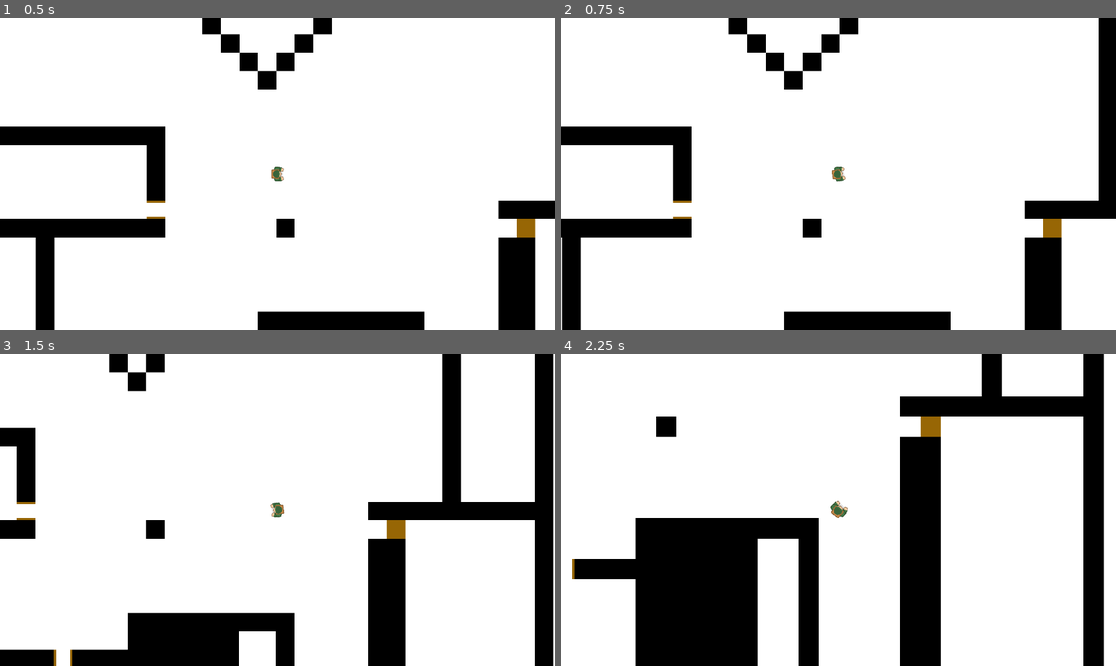
Above: before the commit, frames 1-4 (two rows, left to right).
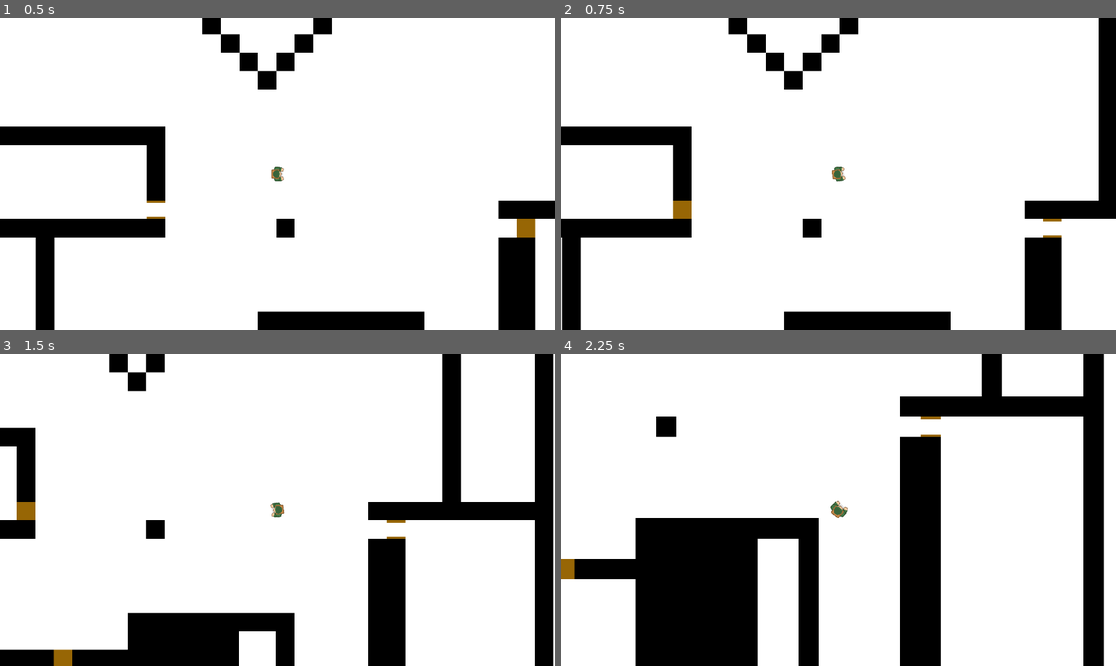
Above: after the commit, the same moments.

Repository: Stochastis/VUGameJam
Game: Godot game, scene res://main.tscn
The game is run twice, just before and just after one commit, with the same random seed, the same clock (stepped at 60 frames per second) and the same inputs.
Inputs (mouse positions are in pixels of both pictures, inside the frame that each line leads up to):
- Up to frame 1 (0.5 s): no input
- Up to frame 2 (0.75 s): tap Enter at 0.5 s; move the mouse to (960, 158) at 0.52 s; hold D (right) from 0.53 s (still down); click (960, 158) at 0.6 s
- Up to frame 3 (1.5 s): tap E (interact, bound only before the commit) at 0.8, 1.35 s; move the mouse to (166, 525) at 1.27 s; release D (right) at 1.28 s; hold S (down) from 1.28 s (still down)
- Up to frame 4 (2.25 s): click (727, 525) at 1.55 s; move the mouse to (894, 441) at 2.02 s; release S (down) at 2.03 s; hold D (right) from 2.03 s (still down); tap Mouse wheel up (camera_zoom_in) at 2.1 s; click (894, 441) at 2.17 s

Frame 1 is identical in both runs. In frame 2, 0.3% of the frame differs, in the area x 20-91%, y 59-70%; in frame 3, 0.4%, in the area x 3-74%, y 48-100%; in frame 4, 0.3%.

Commit message:
Created interaction area component
Attach this new component to anything that you want the player to be able to interact with. You'll have to manually add a collision shape to the component after attaching it to an object. This is intentional so you can customize the size/shape of the interactable area of the object (example: a button that can be interacted with on a machine will have a different area than the entirety of the machine itself.)

Diff:
--- a/Entities/engineer.gd
+++ b/Entities/engineer.gd
@@ -4,6 +4,12 @@
 @export var max_health: int = 100
 
 var current_health: int = max_health
+
+const MAXFLOAT: float = 10000000000000000
+
+func _process(delta: float) -> void:
+	if Input.is_action_just_pressed("interact"):
+		interact()
 
 func _physics_process(_delta):
 	var input_direction =  Input.get_vector("left", "right", "up", "down")
@@ -13,3 +19,28 @@
 	move_and_slide()
 
 	get_node("pivotPoint").look_at(get_global_mouse_position())
+
+func interact() -> void:
+	var overlappingAreas = $PlayerInteractionArea.get_overlapping_areas()
+
+	var closestArea: Area2D = closestInteractableArea(overlappingAreas)
+	if closestArea.has_method("interact"):
+		closestArea.interact()
+	else:
+		print("No method with the 'interact' name")
+	print("\n")
+
+func closestInteractableArea(areas: Array[Area2D]) -> Area2D:
+	var closestOverlappingArea: Area2D = Area2D.new()
+	var distanceToClosest: float = MAXFLOAT
+
+	for area in areas:
+		if area.name != "InteractionArea":
+			continue
+
+		var distanceToArea: float = self.position.distance_to(area.position)
+		if distanceToArea < distanceToClosest:
+			closestOverlappingArea = area
+			distanceToClosest = distanceToArea
+
+	return closestOverlappingArea
--- a/Entities/engineer.tscn
+++ b/Entities/engineer.tscn
@@ -6,8 +6,11 @@
 [sub_resource type="RectangleShape2D" id="RectangleShape2D_fau05"]
 size = Vector2(38, 42)
 
+[sub_resource type="CircleShape2D" id="CircleShape2D_fau05"]
+
 [node name="engineer" type="CharacterBody2D"]
 top_level = true
+scale = Vector2(0.3, 0.3)
 script = ExtResource("1_fau05")
 
 [node name="pivotPoint" type="Node2D" parent="."]
@@ -17,3 +20,9 @@
 
 [node name="CollisionShape2D" type="CollisionShape2D" parent="."]
 shape = SubResource("RectangleShape2D_fau05")
+
+[node name="PlayerInteractionArea" type="Area2D" parent="."]
+scale = Vector2(16, 16)
+
+[node name="CollisionShape2D" type="CollisionShape2D" parent="PlayerInteractionArea"]
+shape = SubResource("CircleShape2D_fau05")
--- a/door.gd
+++ b/door.gd
@@ -15,7 +15,6 @@
 			closeDoor()
 			return
 		else:
-			print("OpeningDoor")
 			openDoor()
 
 func openDoor() -> void:
--- a/door.tscn
+++ b/door.tscn
@@ -1,11 +1,10 @@
-[gd_scene load_steps=7 format=3 uid="uid://bg5skfd20wcbw"]
+[gd_scene load_steps=9 format=3 uid="uid://bg5skfd20wcbw"]
 
 [ext_resource type="Texture2D" uid="uid://bo7ox3gj6s777" path="res://Assets/ClosedDoor.png" id="1_ba8gm"]
 [ext_resource type="Script" uid="uid://cpm6twph3auq8" path="res://door.gd" id="1_v6xrn"]
 [ext_resource type="Texture2D" uid="uid://dkdts5jkkrqo6" path="res://Assets/OpenDoorUpDown.png" id="2_v6xrn"]
 [ext_resource type="Texture2D" uid="uid://dv6fllihs0ai2" path="res://Assets/OpenDoorLeftRight.png" id="3_50cdl"]
-
-[sub_resource type="RectangleShape2D" id="RectangleShape2D_hun61"]
+[ext_resource type="PackedScene" uid="uid://dw63555i0b121" path="res://interaction_area.tscn" id="5_4xadh"]
 
 [sub_resource type="SpriteFrames" id="SpriteFrames_t4u4y"]
 animations = [{
@@ -24,9 +23,16 @@
 "speed": 5.0
 }]
 
-[node name="ClosedDoor" type="Node2D"]
+[sub_resource type="RectangleShape2D" id="RectangleShape2D_hun61"]
+
+[sub_resource type="RectangleShape2D" id="RectangleShape2D_y5njw"]
+
+[node name="Door" type="Node2D"]
 script = ExtResource("1_v6xrn")
 metadata/_edit_group_ = true
+
+[node name="AnimatedSprite2D" type="AnimatedSprite2D" parent="."]
+sprite_frames = SubResource("SpriteFrames_t4u4y")
 
 [node name="StaticBody2D" type="StaticBody2D" parent="."]
 scale = Vector2(0.8, 0.8)
@@ -40,5 +46,8 @@
 [node name="CollisionShape2D" type="CollisionShape2D" parent="Area2D"]
 shape = SubResource("RectangleShape2D_hun61")
 
-[node name="AnimatedSprite2D" type="AnimatedSprite2D" parent="."]
-sprite_frames = SubResource("SpriteFrames_t4u4y")
+[node name="InteractionArea" parent="." instance=ExtResource("5_4xadh")]
+scale = Vector2(0.8, 0.8)
+
+[node name="CollisionShape2D" type="CollisionShape2D" parent="InteractionArea"]
+shape = SubResource("RectangleShape2D_y5njw")
--- /dev/null
+++ b/interaction_area.gd
@@ -0,0 +1,12 @@
+extends Area2D
+
+# Called when the node enters the scene tree for the first time.
+func _ready() -> void:
+	pass # Replace with function body.
+
+# Called every frame. 'delta' is the elapsed time since the previous frame.
+func _process(delta: float) -> void:
+	pass
+
+func interact() -> void:
+	print("Interacted with area")
--- /dev/null
+++ b/interaction_area.tscn
@@ -0,0 +1,6 @@
+[gd_scene load_steps=2 format=3 uid="uid://dw63555i0b121"]
+
+[ext_resource type="Script" uid="uid://6uqow5oj1a5o" path="res://interaction_area.gd" id="1_bfcvi"]
+
+[node name="InteractionArea" type="Area2D"]
+script = ExtResource("1_bfcvi")
--- a/main.tscn
+++ b/main.tscn
@@ -81,7 +81,6 @@
 
 [node name="engineer" parent="." instance=ExtResource("3_h2yge")]
 position = Vector2(641, 249)
-scale = Vector2(0.3, 0.3)
 metadata/_edit_group_ = true
 
 [node name="Camera2D" type="Camera2D" parent="engineer"]
--- a/project.godot
+++ b/project.godot
@@ -62,7 +62,7 @@
 }
 interact={
 "deadzone": 0.2,
-"events": [Object(InputEventKey,"resource_local_to_scene":false,"resource_name":"","device":-1,"window_id":0,"alt_pressed":false,"shift_pressed":false,"ctrl_pressed":false,"meta_pressed":false,"pressed":false,"keycode":0,"physical_keycode":69,"key_label":0,"unicode":101,"location":0,"echo":false,"script":null)
+"events": [Object(InputEventMouseButton,"resource_local_to_scene":false,"resource_name":"","device":-1,"window_id":0,"alt_pressed":false,"shift_pressed":false,"ctrl_pressed":false,"meta_pressed":false,"button_mask":0,"position":Vector2(0, 0),"global_position":Vector2(0, 0),"factor":1.0,"button_index":1,"canceled":false,"pressed":false,"double_click":false,"script":null)
 ]
 }
 camera_zoom_in={
Not shown: 1 places in Entities/engineer.tscn that only renumber resources
Not shown, added: interaction_area.gd.uid
